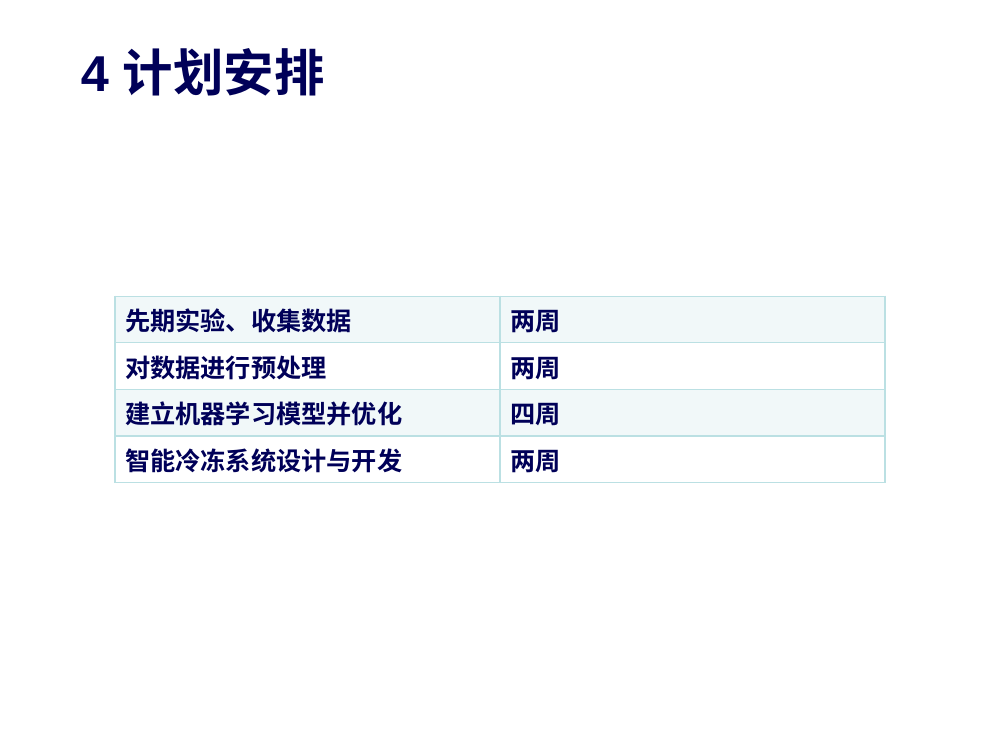
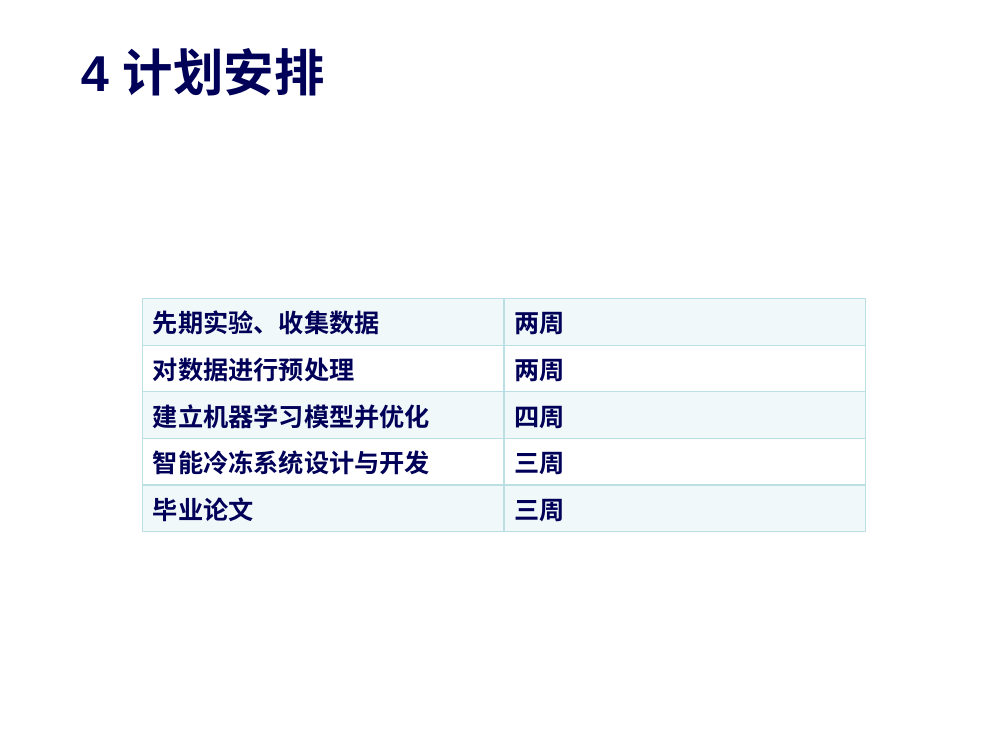
Before and after one commit to zhou-xingxing/graduate_work, a slide deck: slide 9 of 开题答辩-许茂泽.pptx (slide 7 before the commit). Drawn at 1008x756 pixels with LibreOffice and Linux fonts; fonts in the diff are those of the drawing; background and template pictures are left out. Boxes give left, top, right and bottom in pixels: in the first picture for what was removed or moved away, otherwise in the second. Text is boxed around its words. In the diff, an @@ line names an element or a change of style, - is before the commit and + after.

```diff
--- a/开题答辩-许茂泽.pptx
+++ b/开题答辩-许茂泽.pptx
@@ table at (143, 298, 865, 526) @@
-row 4: 智能冷冻系统设计与开发 | 两周
+row 4: 智能冷冻系统设计与开发 | 三周
+row 5: 毕业论文 | 三周
@@ table: place and size @@
-table at (115, 296, 885, 477)
+table at (143, 298, 865, 526)
```
Also in this commit, not shown: 6 other slides changed, 3 slides added, 1 slide removed, 1 other file.
